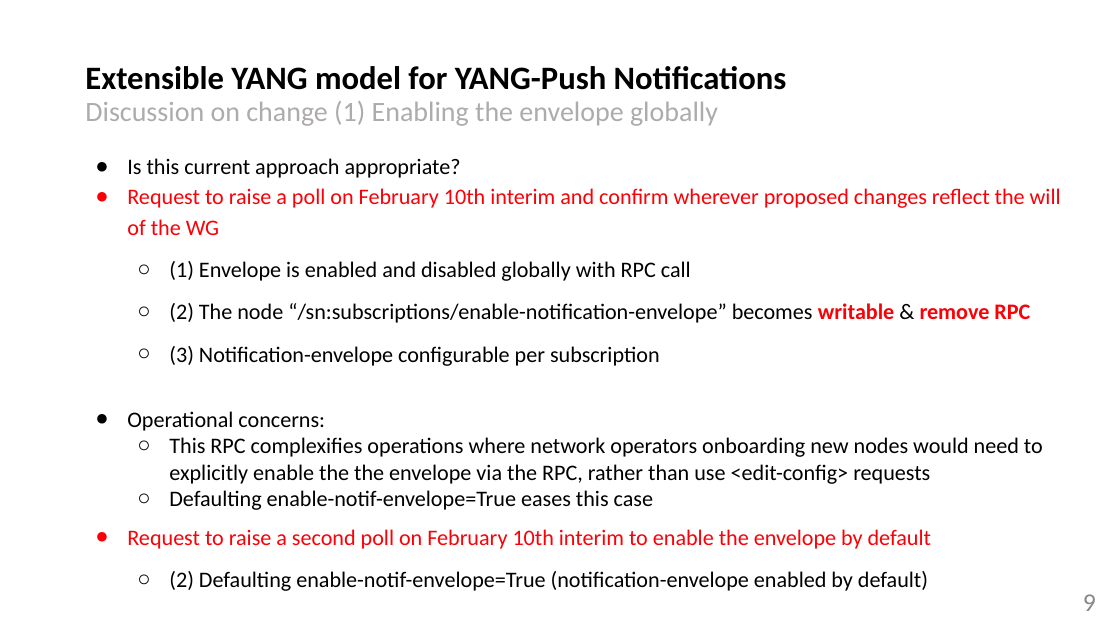
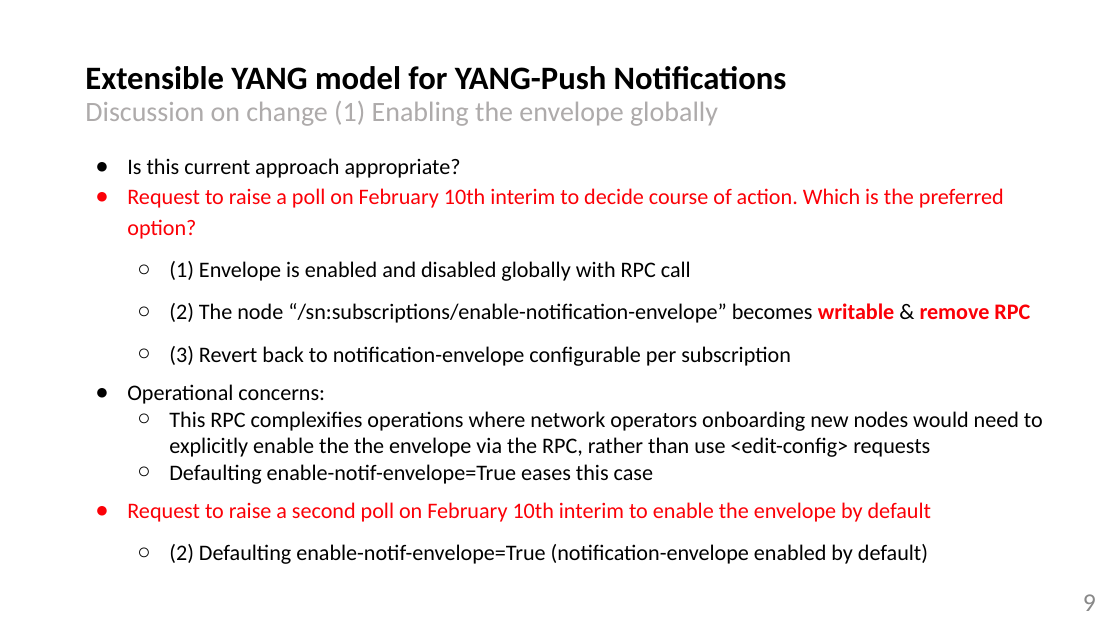
Before and after one commit to network-analytics/ietf-network-analytics-document-status, a slide deck: slide 9 of 122/NETCONF/netconf-nmop-interim-draft-netana-netconf-notif-envelope-02.pptx. Drawn at 1120x630 pixels with LibreOffice and Linux fonts; fonts in the diff are those of the drawing. Boxes give left, top, right and bottom in pixels: in the first picture for what was removed or moved away, otherwise in the second. Text is boxed around its words. In the diff, an @@ line names an element or a change of style, - is before the commit and + after.

```diff
--- a/122/NETCONF/netconf-nmop-interim-draft-netana-netconf-notif-envelope-02.pptx
+++ b/122/NETCONF/netconf-nmop-interim-draft-netana-netconf-notif-envelope-02.pptx
@@ text at <box>127,188,1004,239</box>: text changed @@
-● Request to raise a poll on February 10th interim and confirm wherever proposed changes reflect the will of the WG
+● Request to raise a poll on February 10th interim to decide course of action. Which is the preferred option?
@@ text at <box>169,346,791,366</box>: text changed @@
-  ○ (3) Notification-envelope configurable per subscription
+  ○ (3) Revert back to notification-envelope configurable per subscription
```
Also in this commit, not shown: 1 other slide changed, 1 other file.
